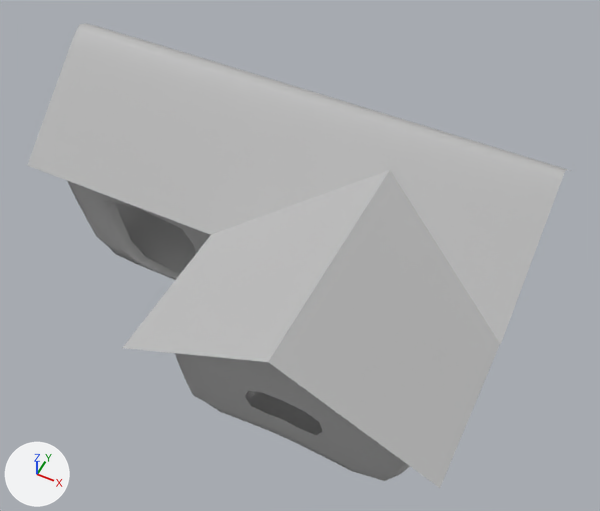
Renders of the FBX model Content/Assets/House.fbx from each side of a commit.
The view is the same before and after, from a 50 mm camera at (19.1, -37.3, 47.0) aimed at (2.7, -4.5, 6.0). The axes (+X, +Y, +Z) are drawn at lower left. The lights are the same throughout. Where no turn or scale is listed for an object, it has been applied to the vertices.

Objects in the first picture: 'House', 'Roof'.
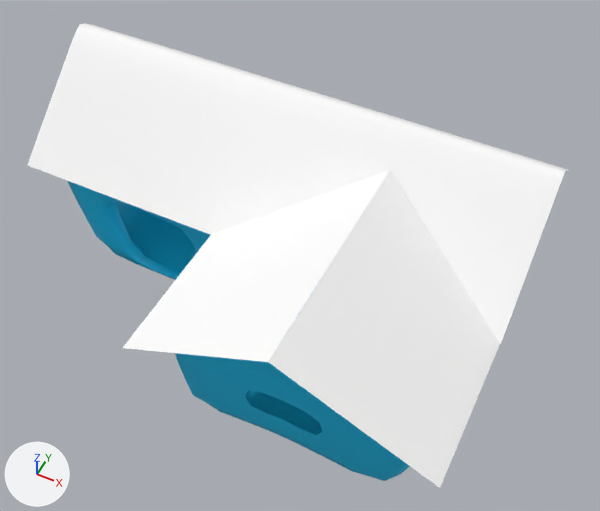
Boxes (x1, y1, x2, y2) around the edits, measured in the pictures (600 x 511 px):
'Roof', surface changed (grey to white)
    both: (27, 23, 568, 488)
'House', surface changed (grey to cyan)
    both: (68, 181, 410, 481)
part 1 of me_mesh_001, surface changed (grey to white)
    both: (27, 23, 571, 488)

The change, as a list of edits to the scene's bpy script:
```text
Add img_blue_house_png:
    img_blue_house_png = load_image('Blue_House.png', 'Blue_House.png', 1080, 1080, 'sRGB')
Change mat_phong4:
    remove mat_phong4.base_color = (0.5, 0.5, 0.5)  # grey #bcbcbc
    add mat_phong4.texture = img_blue_house_png
Change mat_phong3:
    remove mat_phong3.base_color = (0.5, 0.5, 0.5)  # grey #bcbcbc
    add mat_phong3.texture = img_blue_house_png
Change me_mesh_001:
    where me_mesh_001.from_pydata(...)  # 447 vertices, 377 faces; spans x -16.9..16.9, y -13.0..13.0, z -3.2..3.2
    used by ob_roof; location = (0.0, -4.19, 11.59)
    me_mesh_001 part 1: texture (UV) coordinates of 377 of 377 faces, centred in x -15.5..16.3, y -12.2..12.5, z -3.0..3.1, changed; they spanned u 0.0..1.0, v 0.0..1.0 and now span u 0.09..0.96, v 0.25..0.98
```
